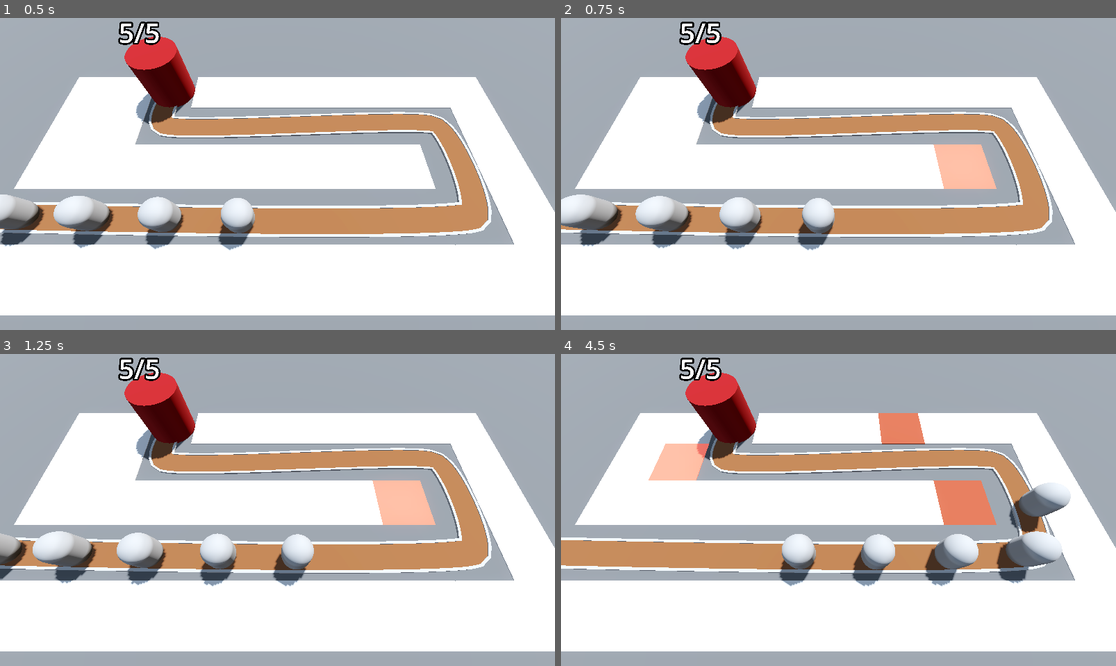
Above: before the commit, frames 1-4 (two rows, left to right).
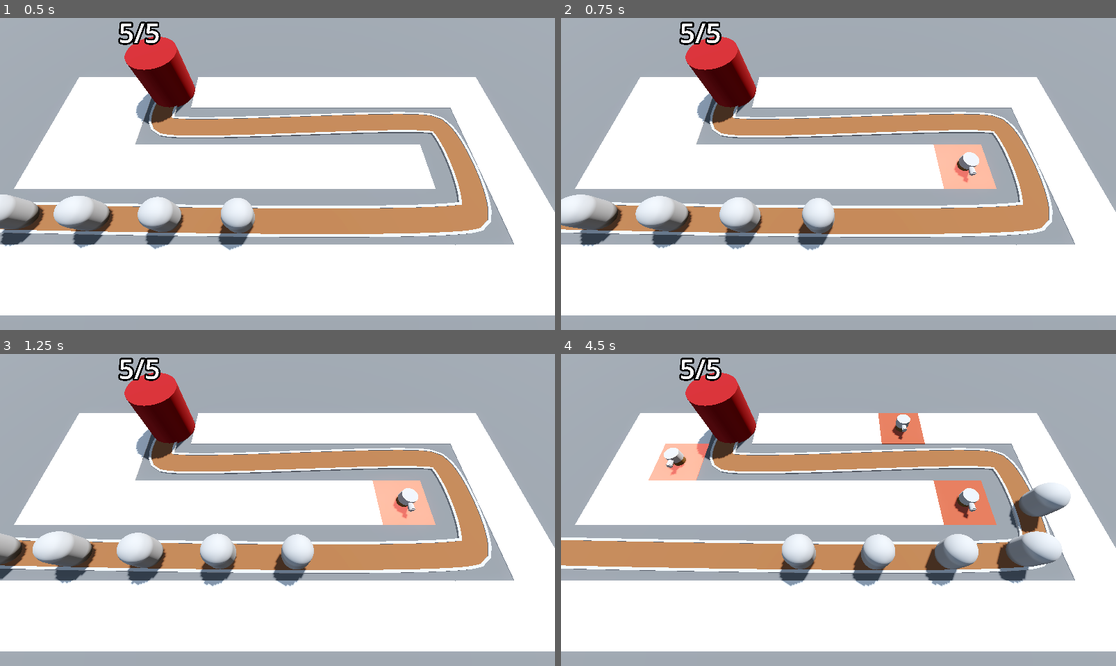
Above: after the commit, the same moments.

Repository: ellebell43/barbarian-blaster
Game: Godot game, scene res://scenes/base-level.tscn
The game is run twice, just before and just after one commit, with the same random seed, the same clock (stepped at 60 frames per second) and the same inputs.
Inputs (mouse positions are in pixels of both pictures, inside the frame that each line leads up to):
- Up to frame 1 (0.5 s): no input
- Up to frame 2 (0.75 s): move the mouse to (960, 158) at 0.52 s; click (960, 158) at 0.6 s
- Up to frame 3 (1.25 s): no input
- Up to frame 4 (4.5 s): move the mouse to (727, 525) at 1.27 s; click (727, 525) at 1.35 s; move the mouse to (894, 441) at 2.02 s; click (894, 441) at 2.1 s; move the mouse to (810, 572) at 2.77 s; click (810, 572) at 2.85 s; move the mouse to (1005, 556) at 3.52 s; click (1005, 556) at 3.6 s; move the mouse to (672, 463) at 4.27 s; click (672, 463) at 4.35 s

Frame 1 is identical in both runs. In frame 2, 0.3% of the frame differs, in the area x 70-76%, y 42-53%; in frame 3, 0.3%; in frame 4, 0.7%, in the area x 18-76%, y 19-53%.

Commit message:
turrets!
- simple turret model
- turret manager node to create turrets
- When you click on a grid map cell, it places a turret

Diff:
--- a/scenes/base-level.tscn
+++ b/scenes/base-level.tscn
@@ -1,9 +1,11 @@
-[gd_scene load_steps=13 format=3 uid="uid://b3ubn7cgwsnof"]
+[gd_scene load_steps=15 format=3 uid="uid://b3ubn7cgwsnof"]
 
 [ext_resource type="MeshLibrary" uid="uid://d0hlcrofc28g0" path="res://mesh-libraries/space-library.tres" id="1_0oc5h"]
 [ext_resource type="PackedScene" uid="uid://de0et4xkjhia7" path="res://scenes/primary-camera/primary-camera.tscn" id="1_gwe6x"]
 [ext_resource type="PackedScene" uid="uid://u3qbr2m3i14a" path="res://scenes/enemy/enemy.tscn" id="2_3tsvm"]
 [ext_resource type="PackedScene" uid="uid://dccf4dj1wd02" path="res://scenes/base/base.tscn" id="3_l6ph3"]
+[ext_resource type="Script" uid="uid://c3h5krevxlapi" path="res://scenes/turret-manager.gd" id="5_cxbiy"]
+[ext_resource type="PackedScene" uid="uid://c0g0kpx1wemmw" path="res://scenes/turret/turret.tscn" id="6_gn7e1"]
 
 [sub_resource type="ProceduralSkyMaterial" id="ProceduralSkyMaterial_spd7x"]
 sky_horizon_color = Color(0.66224277, 0.6717428, 0.6867428, 1)
@@ -51,9 +53,10 @@
 size = Vector3(100, 2, 100)
 material = SubResource("StandardMaterial3D_0oc5h")
 
-[node name="PrimaryCamera" parent="." node_paths=PackedStringArray("map") instance=ExtResource("1_gwe6x")]
+[node name="PrimaryCamera" parent="." node_paths=PackedStringArray("map", "turret_manager") instance=ExtResource("1_gwe6x")]
 transform = Transform3D(1, 0, 0, 0, 0.42261824, 0.9063078, 0, -0.9063078, 0.42261824, 0, 14.5, 9.5)
 map = NodePath("../GridMap")
+turret_manager = NodePath("../TurretManager")
 
 [node name="GridMap" type="GridMap" parent="."]
 mesh_library = ExtResource("1_0oc5h")
@@ -132,3 +135,7 @@
 
 [node name="Base" parent="." instance=ExtResource("3_l6ph3")]
 transform = Transform3D(1, 0, 0, 0, 1, 0, 0, 0, 1, -10, 0, -6)
+
+[node name="TurretManager" type="Node3D" parent="."]
+script = ExtResource("5_cxbiy")
+turret_scene = ExtResource("6_gn7e1")
--- a/scenes/primary-camera/primary-camera.gd
+++ b/scenes/primary-camera/primary-camera.gd
@@ -1,6 +1,7 @@
 extends Camera3D
 
 @export var map: GridMap
+@export var turret_manager: TurretManager
 
 @onready var mouse_ray = $MouseRay
 
@@ -23,7 +24,6 @@
 			var collision_point = mouse_ray.get_collision_point()
 			cell = map.local_to_map(collision_point)
 			var current_cell_type = map.get_cell_item(cell)
-			print(cell)
 
 			if not cell == focus_cell:
 				highlight_cell(cell)
@@ -32,6 +32,7 @@
 
 			if Input.is_action_just_pressed("click") and not current_cell_type == cell_type.VOID:
 					map.set_cell_item(cell, cell_type.OCCUPIED_FOCUSED)
+					turret_manager.create_turret(map.map_to_local(cell))
 	else:
 		stop_highlight_cell(focus_cell)
 		stop_highlight_cell(cell)
--- /dev/null
+++ b/scenes/turret-manager.gd
@@ -0,0 +1,10 @@
+class_name TurretManager
+
+extends Node3D
+
+@export var turret_scene: PackedScene
+
+func create_turret(turret_position: Vector3):
+	var turret = turret_scene.instantiate()
+	add_child(turret)
+	turret.global_position = turret_position
--- /dev/null
+++ b/scenes/turret/turret.tscn
@@ -0,0 +1,50 @@
+[gd_scene load_steps=7 format=3 uid="uid://c0g0kpx1wemmw"]
+
+[sub_resource type="StandardMaterial3D" id="StandardMaterial3D_f8wgh"]
+albedo_color = Color(0.3853798, 0.2714499, 0.10596328, 1)
+
+[sub_resource type="CylinderMesh" id="CylinderMesh_f8wgh"]
+material = SubResource("StandardMaterial3D_f8wgh")
+height = 1.0
+
+[sub_resource type="StandardMaterial3D" id="StandardMaterial3D_i6dxt"]
+albedo_color = Color(0.68, 0.68, 0.68, 1)
+metallic = 0.4
+
+[sub_resource type="CylinderMesh" id="CylinderMesh_i6dxt"]
+material = SubResource("StandardMaterial3D_i6dxt")
+top_radius = 0.6
+bottom_radius = 0.6
+height = 0.6
+
+[sub_resource type="CylinderMesh" id="CylinderMesh_rmqmx"]
+material = SubResource("StandardMaterial3D_i6dxt")
+top_radius = 0.18
+bottom_radius = 0.22
+height = 0.6
+
+[sub_resource type="CylinderMesh" id="CylinderMesh_xfx51"]
+material = SubResource("StandardMaterial3D_i6dxt")
+top_radius = 0.18
+bottom_radius = 0.18
+height = 0.6
+
+[node name="Turret" type="Node3D"]
+
+[node name="TurretBase" type="MeshInstance3D" parent="."]
+transform = Transform3D(1, 0, 0, 0, 1, 0, 0, 0, 1, 0, 0.5, 0)
+mesh = SubResource("CylinderMesh_f8wgh")
+
+[node name="TurretTop" type="MeshInstance3D" parent="TurretBase"]
+transform = Transform3D(1, 0, 0, 0, 1, 0, 0, 0, 1, 0, 0.3, 0)
+mesh = SubResource("CylinderMesh_i6dxt")
+
+[node name="TurretBarrel" type="MeshInstance3D" parent="TurretBase/TurretTop"]
+transform = Transform3D(1, 1.7484555e-07, 0, 7.642742e-15, -4.371139e-08, 1, 1.7484555e-07, -1, -4.371139e-08, 0, 0, 0.78659546)
+mesh = SubResource("CylinderMesh_rmqmx")
+skeleton = NodePath("../..")
+
+[node name="TurretBarrel2" type="MeshInstance3D" parent="TurretBase/TurretTop"]
+transform = Transform3D(1, 1.7484555e-07, 0, 7.642742e-15, -4.371139e-08, 1, 1.7484555e-07, -1, -4.371139e-08, 0, 0, 0.8484384)
+mesh = SubResource("CylinderMesh_xfx51")
+skeleton = NodePath("../..")
Not shown, added: scenes/turret-manager.gd.uid
